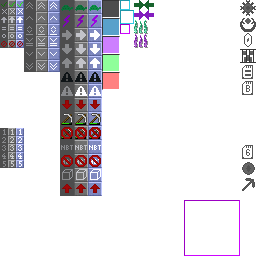
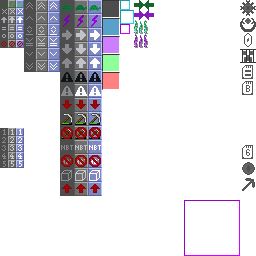
Two versions of the same layered image (256 x 256). Layer-by-layer changes:
painted on "Icons" over [61, 169, 101, 181]
